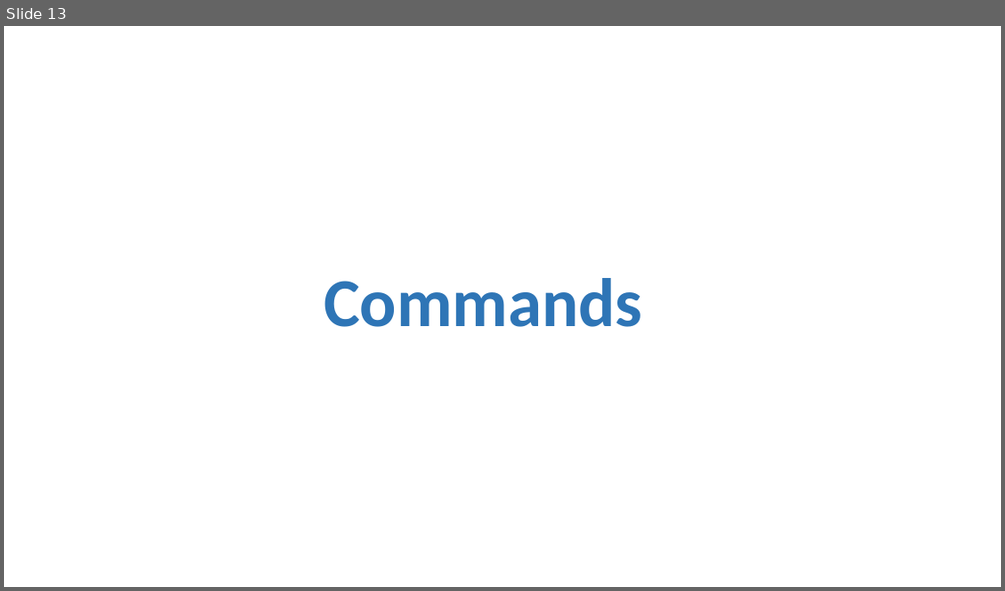
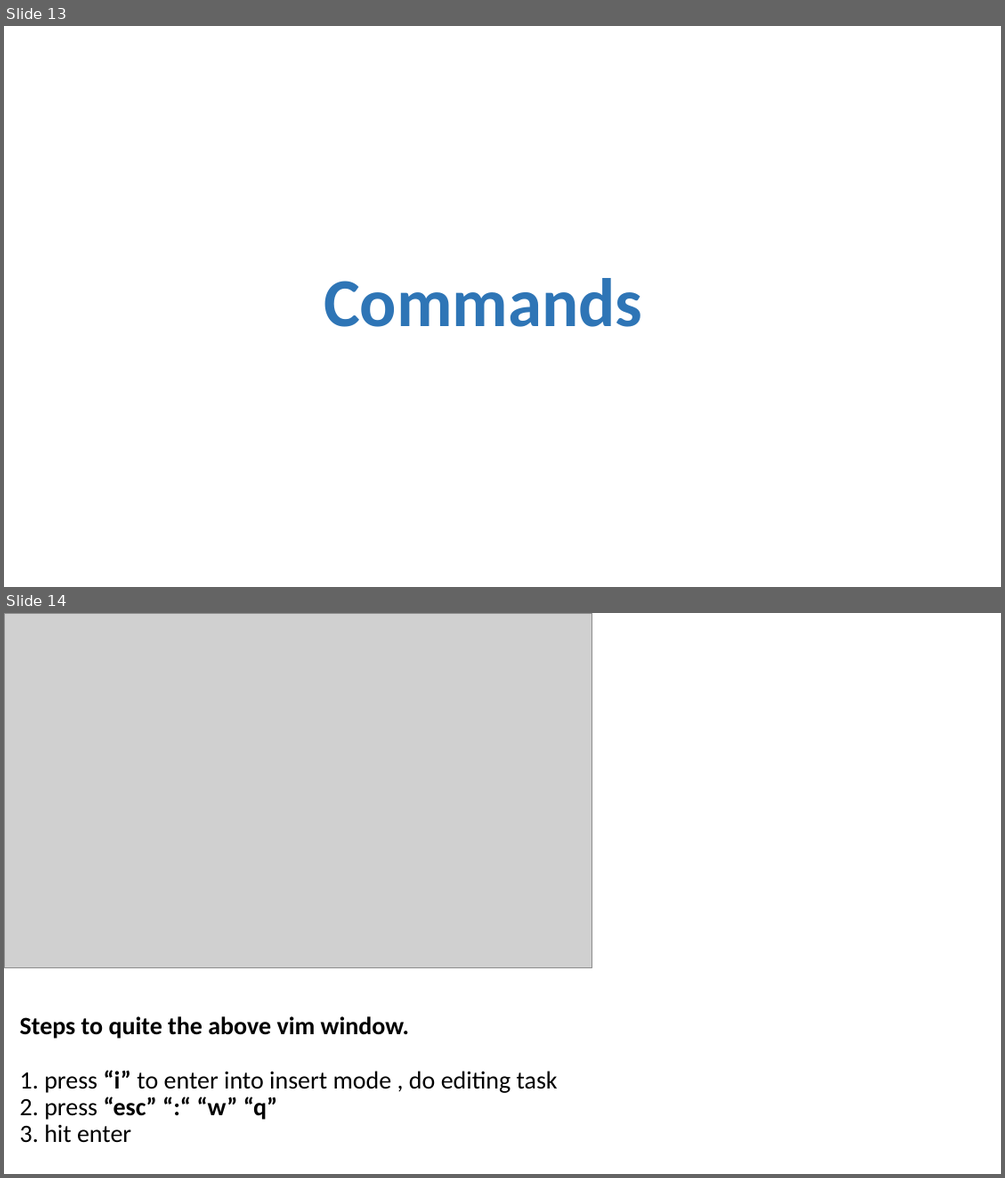
Before and after one commit to anasmoni/Learning-Git, a slide deck: My_Notes.pptx. Shown one above the other, each under a label of ours: slide 13 before the commit, slides 13 and 14 after it. The pictures are 1005x591 and 1005x1178 pixels, drawn with LibreOffice and Linux fonts; fonts in the diff are those of the drawing; grey boxes stand for pictures. Boxes give left, top, right and bottom in pixels: in the first picture for what was removed or moved away, otherwise in the second. Text is boxed around its words. In the diff, an @@ line names an element or a change of style, - is before the commit and + after.

```diff
--- a/My_Notes.pptx
+++ b/My_Notes.pptx
@@ slide 14 added at box(4, 613, 1001, 1174), background #FFFFFF @@
@@ picture added at box(4, 613, 592, 967) @@
@@ title added at box(20, 1016, 558, 1143), 24 pt, text #000000 @@
+Steps to quite the above vim window.
+1. press “i” to enter into insert mode , do editing task
+2. press “esc” “:“ “w” “q”
+3. hit enter
```
Also in this commit, not shown: 3 slides changed, 1 other slide added, 1 slide removed, 2 other files.
